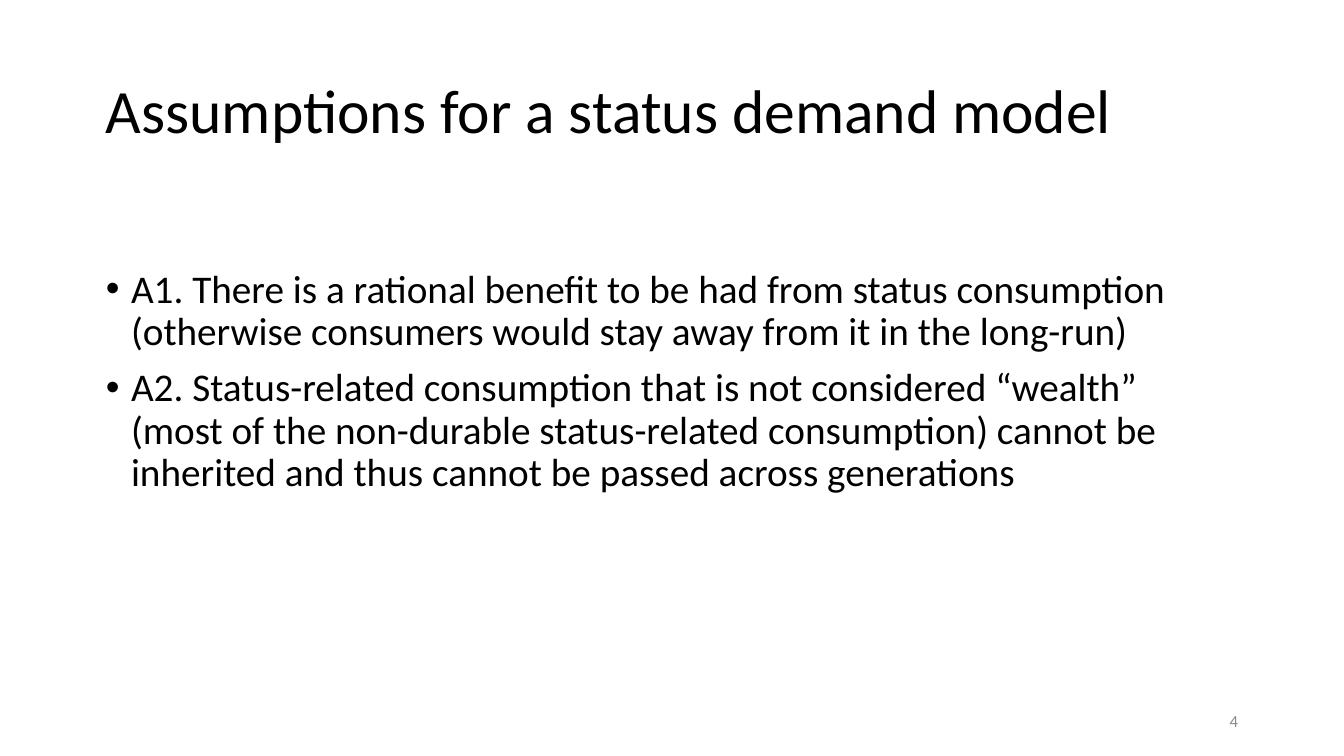
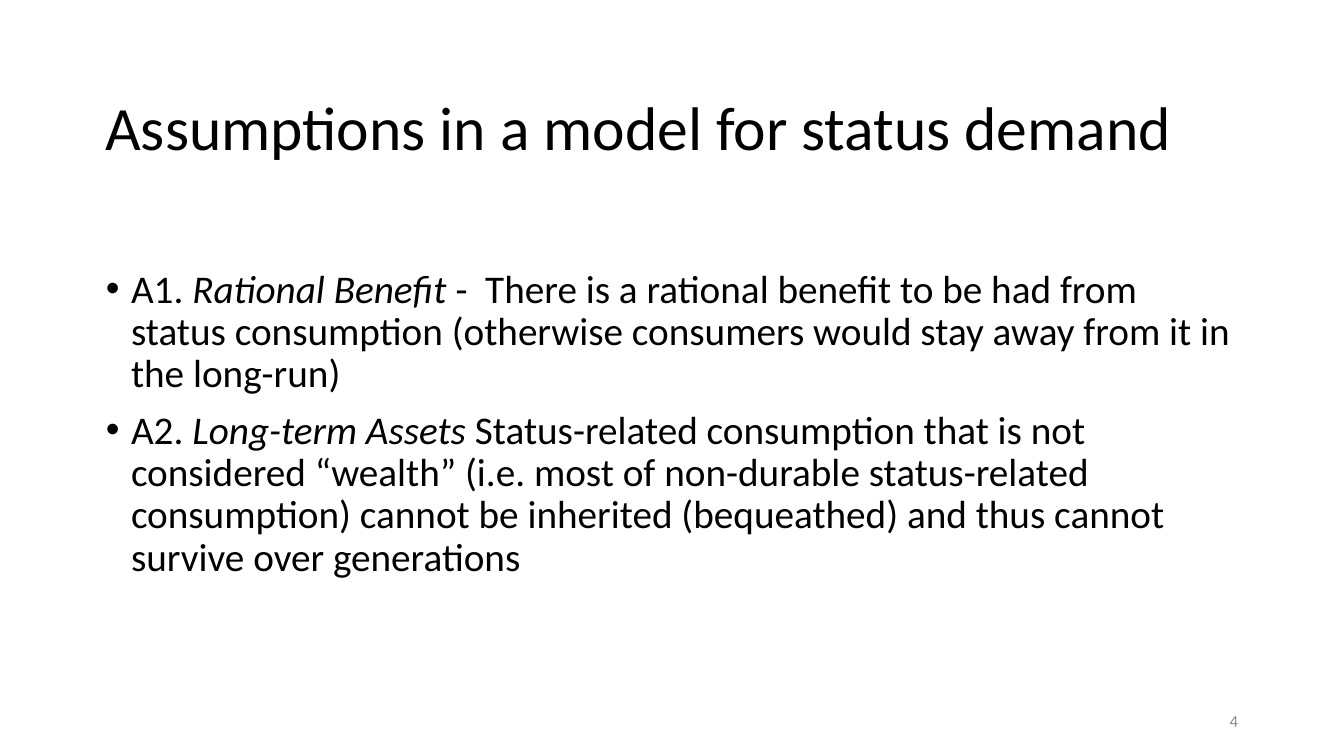
Before and after one commit to anuragr81/research, a slide deck: slide 4 of consumption/presentationFeb2020.pptx. Drawn at 1344x756 pixels with LibreOffice and Linux fonts; fonts in the diff are those of the drawing; background and template pictures are left out. Boxes give left, top, right and bottom in pixels: in the first picture for what was removed or moved away, otherwise in the second. Text is boxed around its words. In the diff, an @@ line names an element or a change of style, - is before the commit and + after.

Commit message:
Adding details of non-stochastic model.

```diff
--- a/consumption/presentationFeb2020.pptx
+++ b/consumption/presentationFeb2020.pptx
@@ title at <box>105,107,1171,160</box>: text changed @@
-Assumptions for a status demand model
+Assumptions in a model for status demand
@@ text at <box>131,275,1230,578</box>: text changed @@
-• A1. There is a rational benefit to be had from status consumption (otherwise consumers would stay away from it in the long-run)
-• A2. Status-related consumption that is not considered “wealth” (most of the non-durable status-related consumption) cannot be inherited and thus cannot be passed across generations
+• A1. Rational Benefit - There is a rational benefit to be had from status consumption (otherwise consumers would stay away from it in the long-run)
+• A2. Long-term Assets Status-related consumption that is not considered “wealth” (i.e. most of non-durable status-related consumption) cannot be inherited (bequeathed) and thus cannot survive over generations
```
Also in this commit, not shown: 9 other slides changed, 2 slides added, 1 other file.
